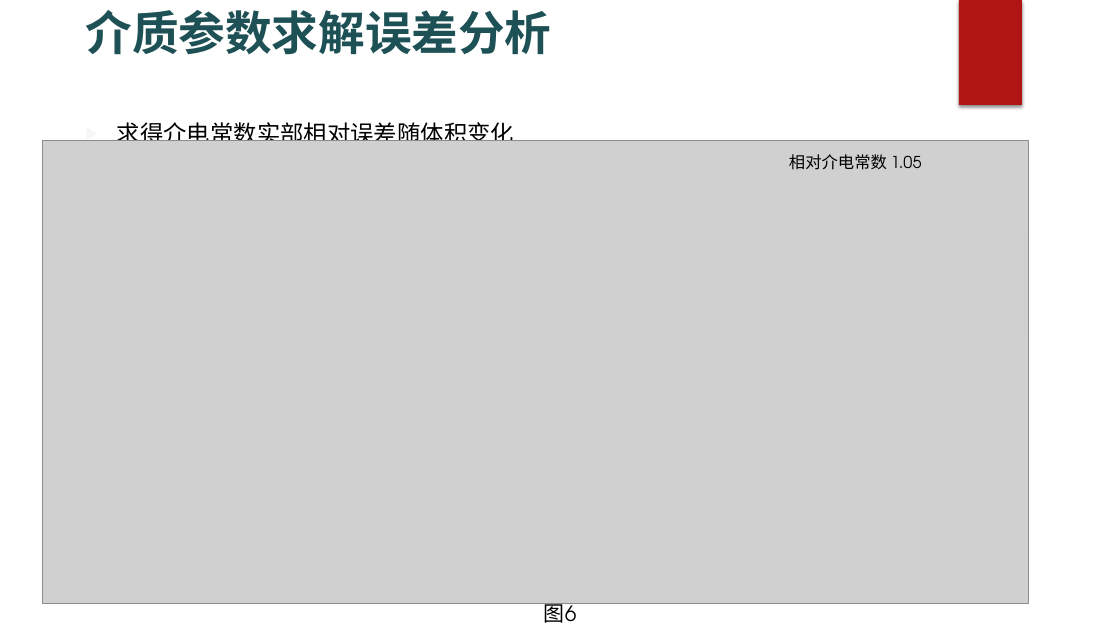
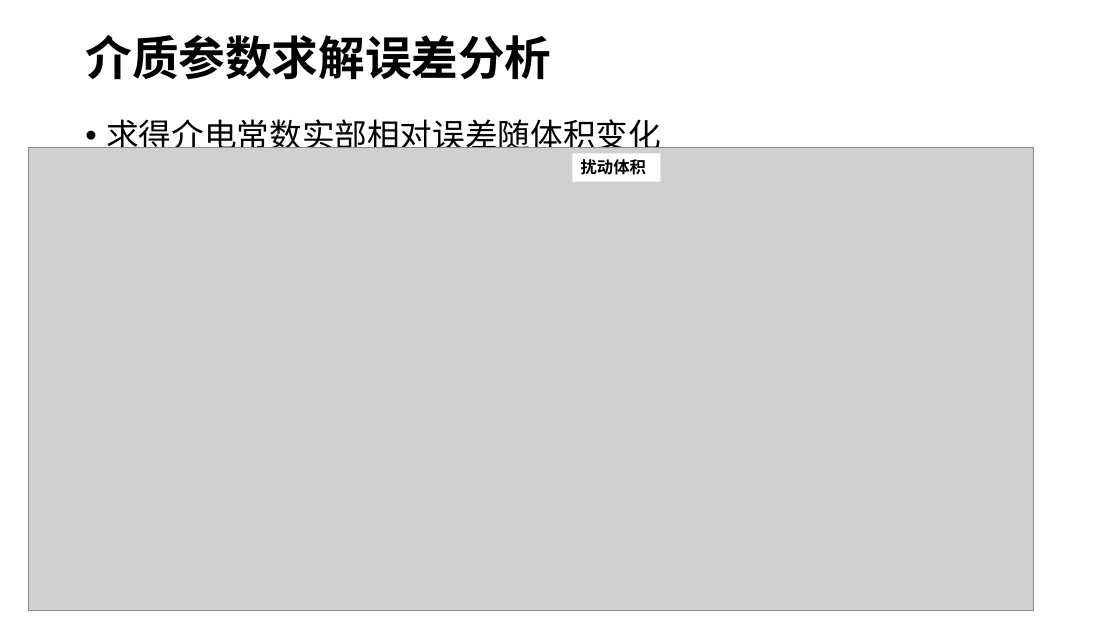
Before and after one commit to ddomax/presentation, a slide deck: slide 13 of 微波谐振腔.pptx. Drawn at 1120x630 pixels with LibreOffice and Linux fonts; fonts in the diff are those of the drawing; grey boxes stand for pictures; background and template pictures are left out. Boxes give left, top, right and bottom in pixels: in the first picture for what was removed or moved away, otherwise in the second. Text is boxed around its words. In the diff, an @@ line names an element or a change of style, - is before the commit and + after.

```diff
--- a/微波谐振腔.pptx
+++ b/微波谐振腔.pptx
@@ title "介质参数求解误差分析" at [85,35,551,80]: text colour #1E5155 to #000000; line spacing 1 to 0.9; vertical alignment top to middle @@
@@ rectangle removed at [959,0,1022,105] @@
@@ text "求得介电常数实部相对误差随体积变化" at [106,119,661,148]: size 20 to 28 pt, font TeX Gyre Adventor to Noto Sans CJK SC; bullet ▶ to •; line spacing 1 to 0.9 @@
@@ picture: place and size @@
-picture at [43,140,1028,603]
+picture at [29,147,1034,610]
@@ rectangle added at [572,154,660,182], fill #FFFFFF, 14 pt, text #000000, bold @@
+扰动体积
@@ text removed at [789,154,922,170] @@
-相对介电常数 1.05
@@ ellipse removed at [791,154,1049,413] @@
@@ text removed at [544,603,577,626] @@
-图6
```
Also in this commit, not shown: 15 other slides changed, 2 slides added, 1 slide removed, 1 other file.
